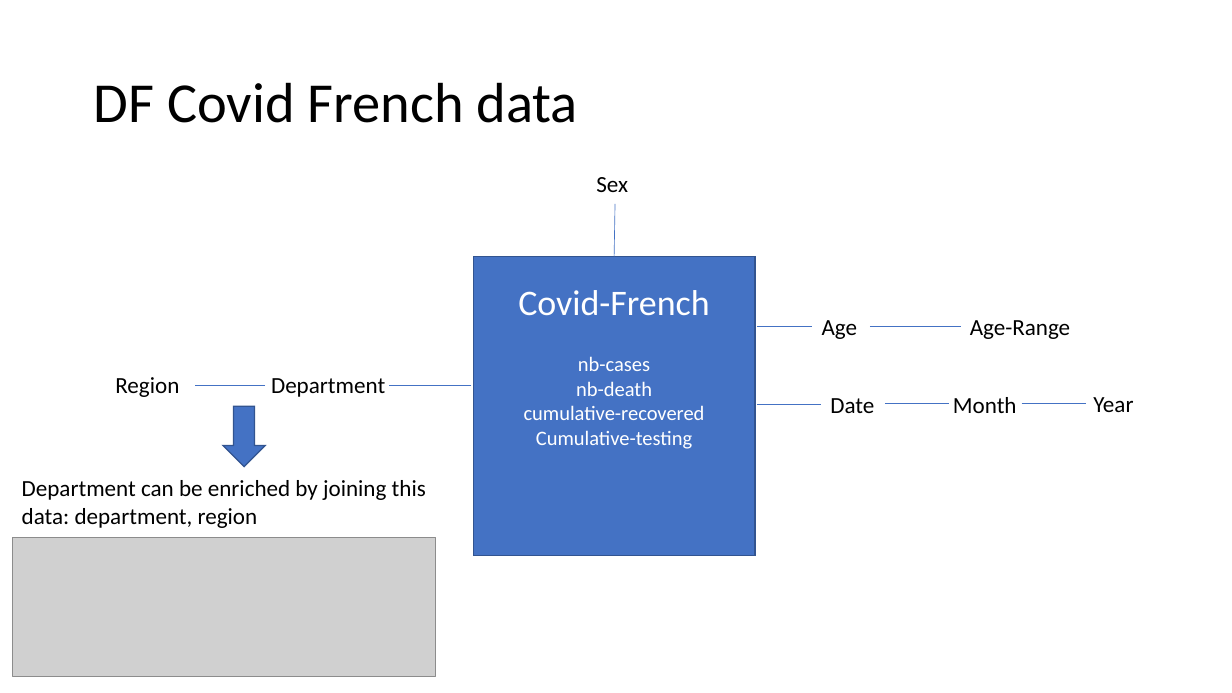
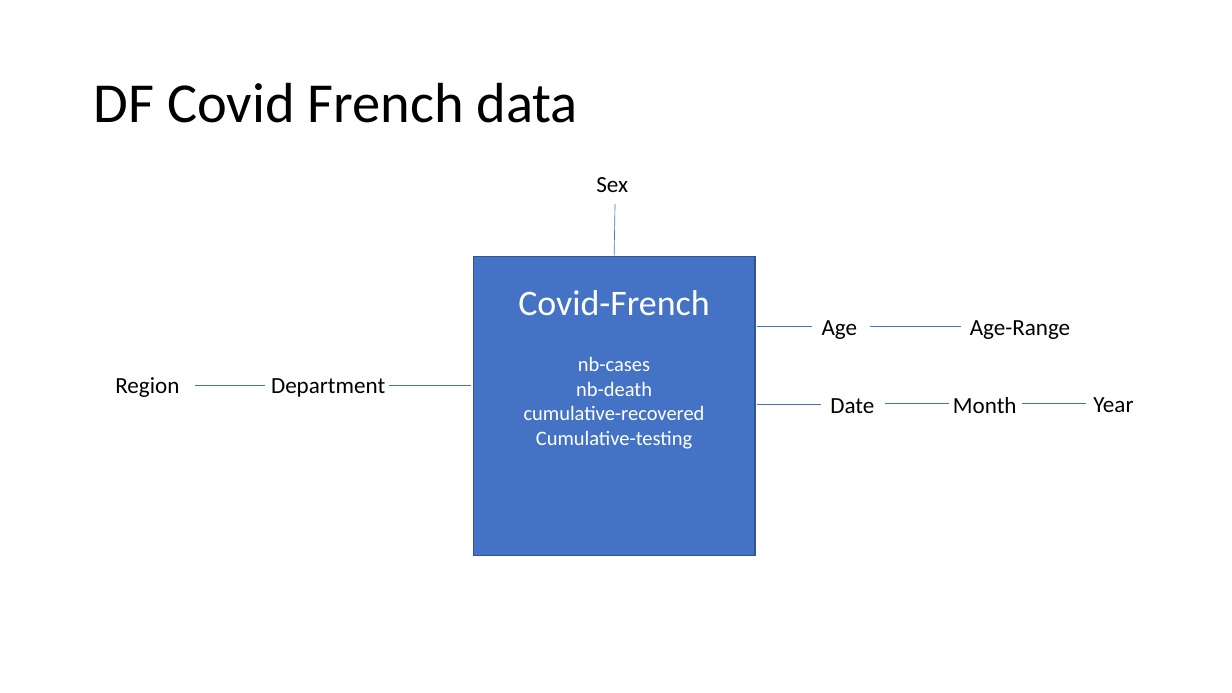
Before and after one commit to faten-elouta/Datawarehouse, a slide deck: slide 8 of Data warehouse.pptx. Drawn at 1232x693 pixels with LibreOffice and Linux fonts; fonts in the diff are those of the drawing; grey boxes stand for pictures. Boxes give left, top, right and bottom in pixels: in the first picture for what was removed or moved away, otherwise in the second. Text is boxed around its words. In the diff, an @@ line names an element or a change of style, - is before the commit and + after.

```diff
--- a/Data warehouse.pptx
+++ b/Data warehouse.pptx
@@ down arrow removed at box(223, 407, 265, 467) @@
@@ text removed at box(22, 480, 426, 528) @@
-Department can be enriched by joining this data: department, region
@@ picture removed at box(13, 537, 436, 677) @@
```
Also in this commit, not shown: 6 other slides changed.
